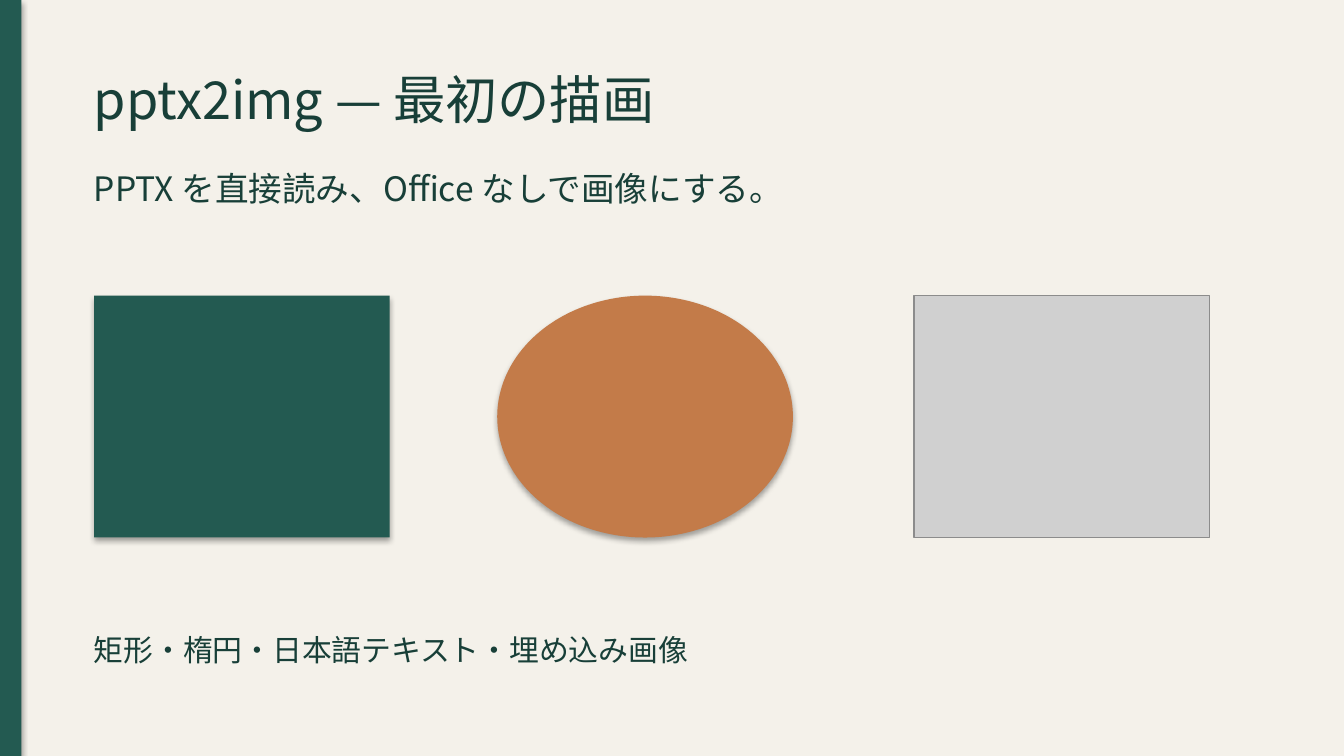
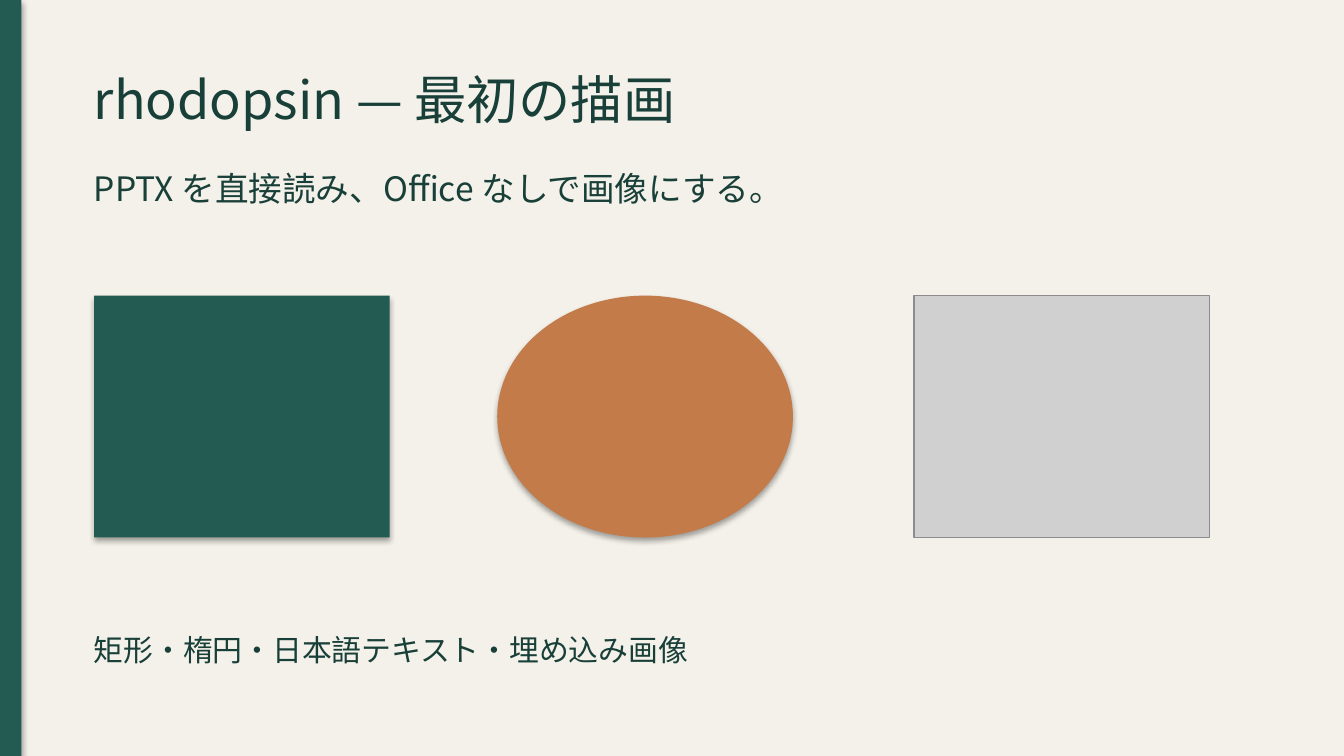
Before and after one commit to stellar-aiz/pptx2img, a slide deck: slide 1 of examples/basic.pptx. Drawn at 1344x756 pixels with LibreOffice and Linux fonts; fonts in the diff are those of the drawing; grey boxes stand for pictures. Boxes give left, top, right and bottom in pixels: in the first picture for what was removed or moved away, otherwise in the second. Text is boxed around its words. In the diff, an @@ line names an element or a change of style, - is before the commit and + after.

Commit message:
chore: rename the project from pptx2img to rhodopsin
Rename the Cargo package, binary, crate path, documentation, CI workflow,
comparison scripts, and tests. User-visible changes: the default PNG output
directory suffix is now `.rhodopsin`, the PDF temporary file prefix is
`.rhodopsin-<pid>-<n>.tmp`, the environment variables are
`RHODOPSIN_TEST_PYTHON` and `RHODOPSIN_FONT_SUBSTITUTION_MAP`, and SVG
font-family identifiers are `rhodopsin-face-<id>`.

The width-measurement fixture font is regenerated as "Rhodopsin Metrics
Test"; the generator reproduces the previous file byte for byte with the old
name, so only the name table changed. The title run in examples/basic.pptx is
renamed too; the LibreOffice comparison moved from 3.94% / 0.01478 to
3.93% / 0.01480 changed pixels / MAE, within run-to-run noise.

```diff
--- a/examples/basic.pptx
+++ b/examples/basic.pptx
@@ text at (94,75,675,131): text changed @@
-pptx2img — 最初の描画
+rhodopsin — 最初の描画
```
Also in this commit, not shown: 38 other files.
